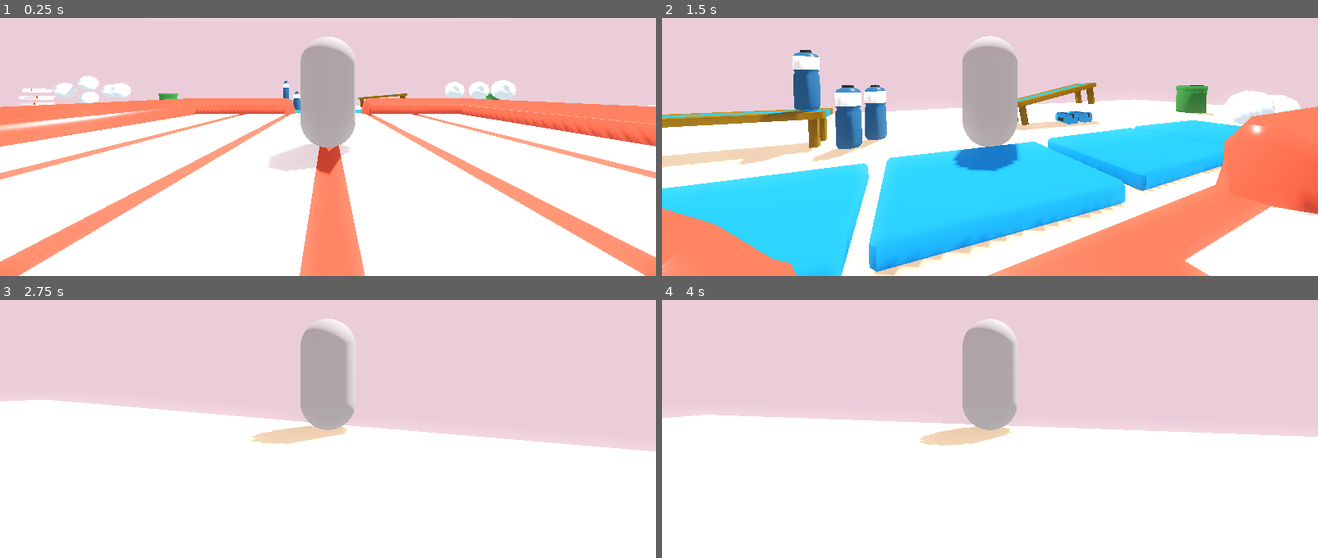
Above: before the commit, frames 1-4 (two rows, left to right).
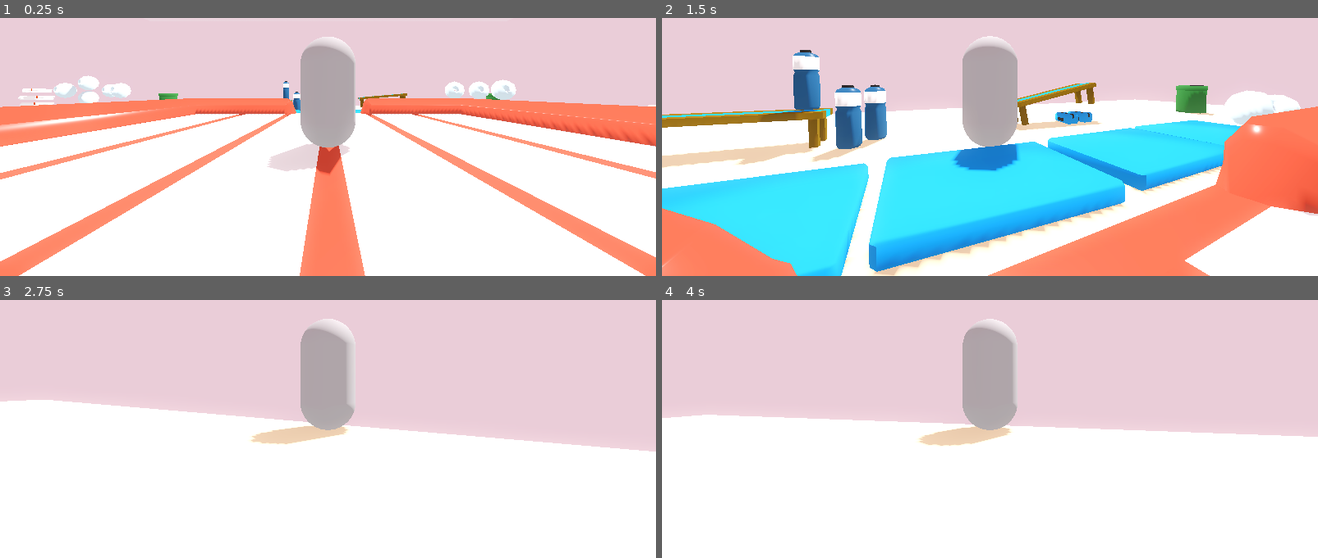
Above: after the commit, the same moments.

Repository: Emulai/bubble-gladiator
Game: Godot game, scene res://Assets/Arena.tscn
Two runs of this game, one before a commit and one after it. Both use one fixed random seed, a clock stepped at 60 frames per second and the inputs below. This scene is started directly instead of the project's main scene.
Inputs (mouse positions are in pixels of both pictures, inside the frame that each line leads up to):
- Up to frame 1 (0.25 s): no input
- Up to frame 2 (1.5 s): move the mouse to (983, 97) at 0.52 s; hold W (move_forward) from 0.53 s (still down); move the mouse to (1035, 95) at 1.27 s
- Up to frame 3 (2.75 s): keep holding W (move_forward); move the mouse to (275, 369) at 2.02 s
- Up to frame 4 (4 s): move the mouse to (996, 374) at 2.77 s; release W (move_forward) at 2.78 s; hold A (move_left) 2.78-3.53 s; tap Enter at 3.5 s; move the mouse to (963, 367) at 3.52 s; hold W (move_forward) from 3.53 s (still down)

The runs differ from the first frame. In frame 2, 1.3% of the frame differs, in the area x 20-85%, y 48-100%; in frame 3, less than 0.1%; in frame 4, less than 0.1%.

Commit message:
Added DOF to camera

Diff:
--- a/bubblegladiator/bubblegladiator/Assets/Arena.tscn
+++ b/bubblegladiator/bubblegladiator/Assets/Arena.tscn
@@ -1,6 +1,7 @@
-[gd_scene load_steps=16 format=3 uid="uid://bpnxnmdyi84ke"]
+[gd_scene load_steps=15 format=3 uid="uid://bpnxnmdyi84ke"]
 
 [ext_resource type="Material" uid="uid://cg6h5wb8arvm2" path="res://Assets/Materials/Floor.tres" id="1_3ckyw"]
+[ext_resource type="Sky" uid="uid://deopygpj8a4ss" path="res://Assets/Materials/Sky Arena.tres" id="1_ectjo"]
 [ext_resource type="Material" uid="uid://c1yk65v5qclwo" path="res://Assets/Materials/Wall.tres" id="2_mnpyc"]
 [ext_resource type="PackedScene" uid="uid://bide4r3faft4x" path="res://Assets/Props/Arena Prop.tscn" id="2_o14xa"]
 [ext_resource type="PackedScene" uid="uid://cffsihkxcx6nf" path="res://player_controller.tscn" id="4_0gund"]
@@ -12,18 +13,9 @@
 [ext_resource type="PackedScene" uid="uid://dywa8rm2yrhua" path="res://Assets/Props/Water Bottle.tscn" id="9_ex3ba"]
 [ext_resource type="PackedScene" uid="uid://ufk3187gslts" path="res://Assets/Props/Towel.tscn" id="10_58pf5"]
 
-[sub_resource type="ProceduralSkyMaterial" id="ProceduralSkyMaterial_fd141"]
-sky_top_color = Color(0.835294, 0.67451, 0.733333, 1)
-sky_horizon_color = Color(0.862745, 0.803922, 0.823529, 1)
-ground_bottom_color = Color(0.862745, 0.803922, 0.823529, 1)
-ground_horizon_color = Color(0.862745, 0.803922, 0.823529, 1)
-
-[sub_resource type="Sky" id="Sky_my2um"]
-sky_material = SubResource("ProceduralSkyMaterial_fd141")
-
 [sub_resource type="Environment" id="Environment_sk7hd"]
 background_mode = 2
-sky = SubResource("Sky_my2um")
+sky = ExtResource("1_ectjo")
 tonemap_mode = 2
 glow_enabled = true
 
@@ -37,13 +29,22 @@
 
 [node name="DirectionalLight3D" type="DirectionalLight3D" parent="."]
 transform = Transform3D(-0.866023, -0.433016, 0.250001, 0, 0.499998, 0.866027, -0.500003, 0.749999, -0.43301, 0.0514202, 10.6685, -0.0385895)
-light_energy = 0.53
+light_energy = 0.455
+light_indirect_energy = 0.42
 light_volumetric_fog_energy = 5.687
 light_bake_mode = 1
 shadow_enabled = true
 shadow_bias = 0.0
 shadow_blur = 0.0
 
+[node name="Floor" type="CSGMesh3D" parent="."]
+transform = Transform3D(4.10852, 0, 0, 0, 1, 0, 0, 0, 0.955189, 0, 0, 0)
+use_collision = true
+collision_layer = 3
+collision_mask = 3
+mesh = SubResource("PlaneMesh_g8pwo")
+material = ExtResource("1_3ckyw")
+
 [node name="Wall" type="CSGMesh3D" parent="."]
 transform = Transform3D(-4.37114e-08, 1, 0, -1, -4.37114e-08, 0, 0, 0, 1, -17.216, 3.62566, 0)
 use_collision = true
@@ -52,14 +53,6 @@
 mesh = SubResource("PlaneMesh_g8pwo")
 material = ExtResource("2_mnpyc")
 
-[node name="Wall5" type="CSGMesh3D" parent="."]
-transform = Transform3D(4.10852, 0, 0, 0, 1, 0, 0, 0, 0.955189, 0, 0, 0)
-use_collision = true
-collision_layer = 3
-collision_mask = 3
-mesh = SubResource("PlaneMesh_g8pwo")
-material = ExtResource("1_3ckyw")
-
 [node name="Wall2" type="CSGMesh3D" parent="."]
 transform = Transform3D(4.37114e-08, -1, -8.74228e-08, -1, -4.37114e-08, 0, -3.82137e-15, 8.74228e-08, -1, 17.2882, 3.62566, 0)
 use_collision = true
@@ -87,9 +80,6 @@
 [node name="Arena" parent="." instance=ExtResource("2_o14xa")]
 transform = Transform3D(1, 0, 0, 0, 1, 0, 0, 0, 1, 0.0216634, 0.0010682, 0.0214312)
 
-[node name="Player" parent="." instance=ExtResource("4_0gund")]
-transform = Transform3D(1, 0, 0, 0, 1, 0, 0, 0, 1, 0.114849, 3.04329, 3.67157)
-
 [node name="Bin2" parent="." instance=ExtResource("7_5rusf")]
 transform = Transform3D(1, 0, 0, 0, 1, 0, 0, 0, 1, -10.354, 0, 10.351)
 
@@ -278,3 +268,6 @@
 
 [node name="Towel4" parent="." instance=ExtResource("10_58pf5")]
 transform = Transform3D(0.263705, 0, 0.964603, 0, 1, 0, -0.964603, 0, 0.263705, -11.8965, 1.55865, -5)
+
+[node name="Player" parent="." instance=ExtResource("4_0gund")]
+transform = Transform3D(1, 0, 0, 0, 1, 0, 0, 0, 1, 8.62367, 1.68582, -6.08215)
--- /dev/null
+++ b/bubblegladiator/bubblegladiator/Assets/Materials/Camera Attribute DOF.tres
@@ -0,0 +1,6 @@
+[gd_resource type="CameraAttributesPractical" format=3 uid="uid://civ8slu2d1ouo"]
+
+[resource]
+dof_blur_far_enabled = true
+dof_blur_far_distance = 16.0
+dof_blur_far_transition = -1.0
--- a/bubblegladiator/bubblegladiator/Assets/Materials/Prop Materials/Blue.tres
+++ b/bubblegladiator/bubblegladiator/Assets/Materials/Prop Materials/Blue.tres
@@ -4,3 +4,4 @@
 diffuse_mode = 3
 specular_mode = 1
 albedo_color = Color(0.114393, 0.464518, 0.777367, 1)
+roughness = 0.5
--- /dev/null
+++ b/bubblegladiator/bubblegladiator/Assets/Materials/Sky Arena.tres
@@ -0,0 +1,10 @@
+[gd_resource type="Sky" load_steps=2 format=3 uid="uid://deopygpj8a4ss"]
+
+[sub_resource type="ProceduralSkyMaterial" id="ProceduralSkyMaterial_fd141"]
+sky_top_color = Color(0.835294, 0.67451, 0.733333, 1)
+sky_horizon_color = Color(0.862745, 0.803922, 0.823529, 1)
+ground_bottom_color = Color(0.862745, 0.803922, 0.823529, 1)
+ground_horizon_color = Color(0.862745, 0.803922, 0.823529, 1)
+
+[resource]
+sky_material = SubResource("ProceduralSkyMaterial_fd141")
--- a/bubblegladiator/bubblegladiator/player_controller.tscn
+++ b/bubblegladiator/bubblegladiator/player_controller.tscn
@@ -1,7 +1,8 @@
-[gd_scene load_steps=5 format=3 uid="uid://cffsihkxcx6nf"]
+[gd_scene load_steps=6 format=3 uid="uid://cffsihkxcx6nf"]
 
 [ext_resource type="Script" path="res://scripts/playerMovement.gd" id="1_mqgtl"]
 [ext_resource type="Script" path="res://scripts/cameraMovement.gd" id="2_inp6y"]
+[ext_resource type="CameraAttributesPractical" uid="uid://civ8slu2d1ouo" path="res://Assets/Materials/Camera Attribute DOF.tres" id="3_y45qj"]
 
 [sub_resource type="CapsuleMesh" id="CapsuleMesh_siweg"]
 
@@ -36,4 +37,5 @@
 
 [node name="Camera3D" type="Camera3D" parent="CameraPosition/h/v/SpringArm3D"]
 transform = Transform3D(1, 0, 0, 0, 1, 0, 0, 0, 1, 0, 0, 4.013)
+attributes = ExtResource("3_y45qj")
 fov = 80.0
